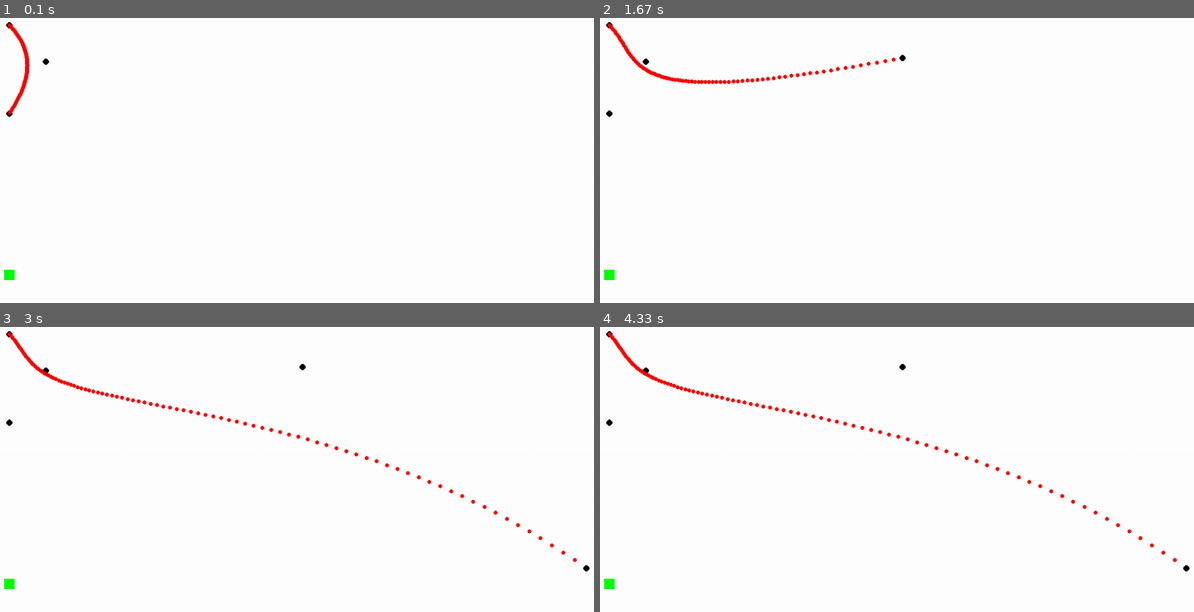
Above: before the commit, frames 1-4 (two rows, left to right).
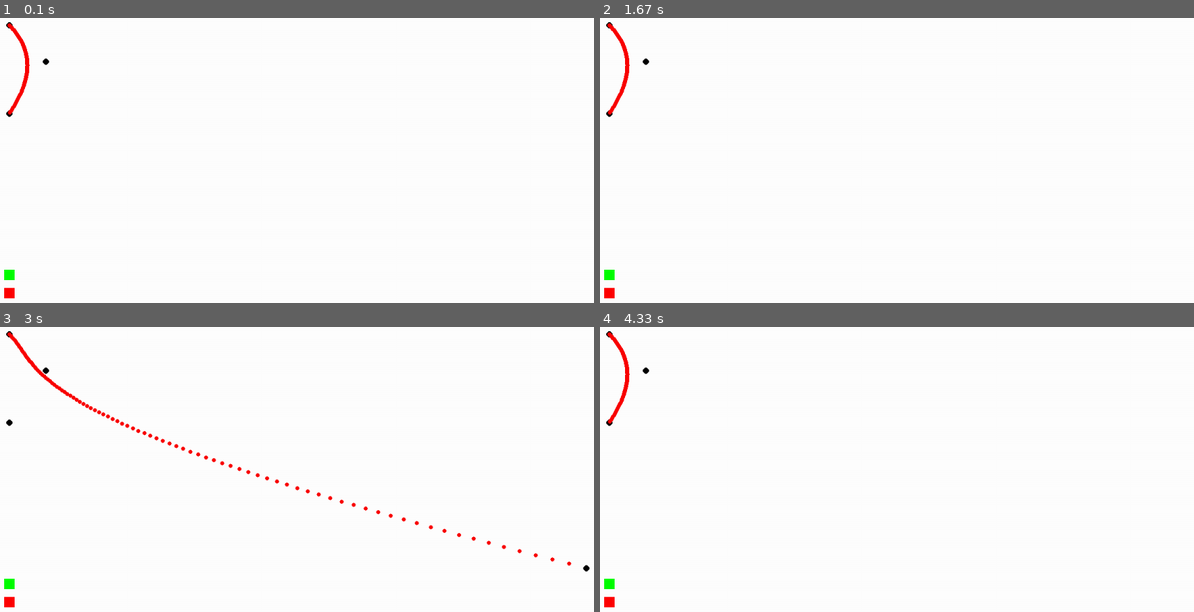
Above: after the commit, the same moments.

Repository: AuslinD/BezierCurves
Game: pygame game, started from RunPyGame.py
Two runs of this game, one before a commit and one after it. Both use one fixed random seed, a clock stepped at 60 frames per second and the inputs below.
Inputs (mouse positions are in pixels of both pictures, inside the frame that each line leads up to):
- Up to frame 1 (0.1 s): no input
- Up to frame 2 (1.67 s): click (611, 274) at 0.38 s; click (611, 291) at 0.72 s
- Up to frame 3 (3 s): click (11, 583) at 2.05 s
- Up to frame 4 (4.33 s): click (611, 600) at 3.38 s

The runs differ from the first frame. In frame 1, less than 0.1% of the frame differs, in the area x 0-3%, y 94-99%; in frame 2, 0.8%; in frame 3, 1.4%, in the area x 0-98%, y 2-99%; in frame 4, 1.0%.

Commit message:
subtract points button

Diff:
--- a/RunPyGame.py
+++ b/RunPyGame.py
@@ -12,8 +12,11 @@
 point_count = 0
 points = []
 
-button = pygame.Surface((20, 20))
-button.fill((0, 255, 0))
+add_button = pygame.Surface((20, 20))
+add_button.fill((0, 255, 0))
+
+sub_button = pygame.Surface((20, 20))
+sub_button.fill((255, 0, 0))
 
 
 
@@ -39,9 +42,12 @@
                         points[point_selected] = mouse_pos
             elif event.type == pygame.MOUSEBUTTONUP:
                 point_selected = -1;
-                if button.get_rect().collidepoint((mouse_pos[0] - 20, mouse_pos[1] - 500)):
-                    print(point_count)
+                if add_button.get_rect().collidepoint((mouse_pos[0] - 20, mouse_pos[1] - 500)):
+                    #print(point_count)
                     point_count += 1
+                    update_points()
+                if sub_button.get_rect().collidepoint((mouse_pos[0] - 20, mouse_pos[1] - 535)):
+                    point_count -= 1
                     update_points()
 
 
@@ -69,7 +75,8 @@
         if point_count != len(points):
             update_points()
 
-        screen.blit(button, (20, 500))
+        screen.blit(add_button, (20, 500))
+        screen.blit(sub_button, (20, 535))
 
         for p in points:
             pygame.draw.circle(screen, (0), p, 6)
@@ -98,6 +105,9 @@
         newPoint = (random.randint(0, screen.get_width()), random.randint(0, screen.get_height()))
         points.append(newPoint)
         #print(points)
+    while point_count < len(points):
+        points.pop(-1)
+
 """
     if point_count > len(points):
         points.append((250, 250))
